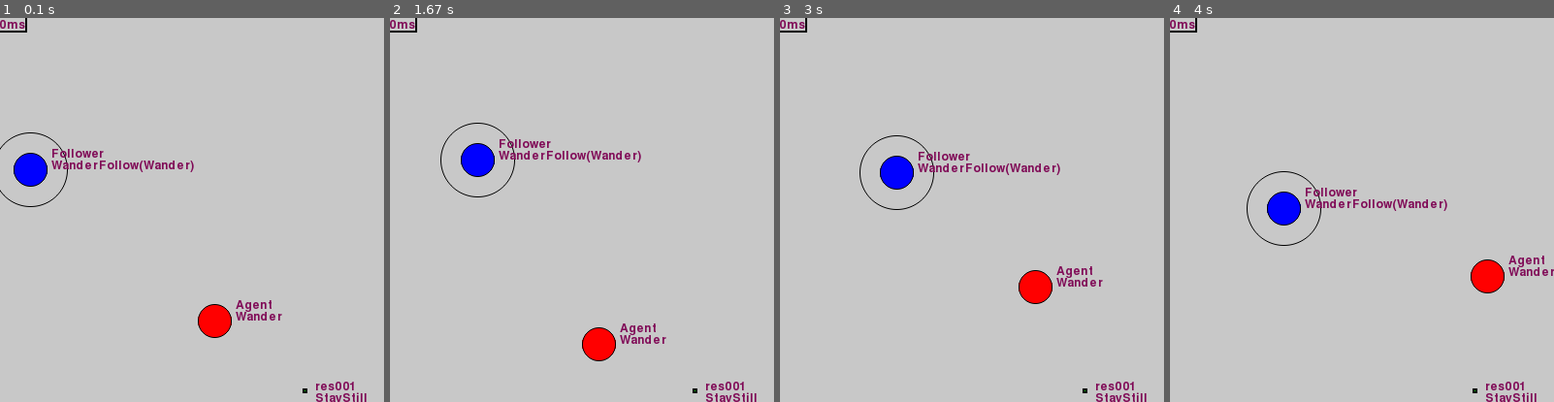
Above: before the commit, frames 1-4 (left to right).
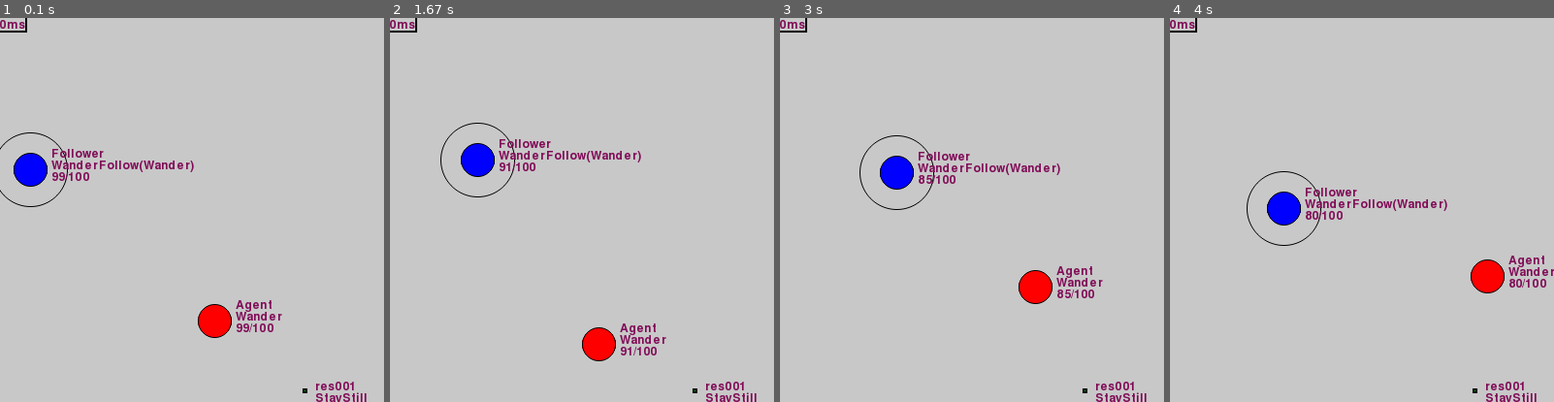
Above: after the commit, the same moments.

Repository: raphaelpaiva/py_creatures
Game: pygame game, started from main.py
The game is run twice, just before and just after one commit, with the same random seed, the same clock (stepped at 60 frames per second) and the same inputs.
Inputs:
- Up to frame 1 (0.1 s): no input
- Up to frame 2 (1.67 s): no input
- Up to frame 3 (3 s): no input
- Up to frame 4 (4 s): no input
The pictures show only the part of the screen within x 14-64%, y 5-55%; the shares and areas given below are measured in that part.

The runs differ from the first frame. In frame 1, 0.3% of the frame differs, in the area x 13-72%, y 40-82%; in frame 2, 0.2%; in frame 3, 0.3%; in frame 4, 0.3%.

Commit message:
Rough energy system

Diff:
--- a/creatures/component.py
+++ b/creatures/component.py
@@ -15,3 +15,13 @@
     self.position:     Vector = position
     self.velocity:     Vector = Vector(0, 0)
     self.acceleration: Vector = Vector(0, 0)
+
+class EnergyComponent(Component):
+  def __init__(self, max_energy: float = 100.0, rate: float = 0.5) -> None:
+    super().__init__()
+    self.max_energy = max_energy
+    self.current    = max_energy
+    self.rate       = rate
+
+  def __str__(self) -> str:
+    return f"{int(self.current)}/{int(self.max_energy)}"
--- /dev/null
+++ b/creatures/energy_system.py
@@ -0,0 +1,17 @@
+from typing import List
+from creatures.component import EnergyComponent
+from creatures.entity import Entity
+from creatures.system import System
+from creatures.component import EnergyComponent
+from creatures.world import World
+
+class EnergySystem(System):
+  def __init__(self, world: World) -> None:
+    super().__init__()
+    self.world = world
+
+  def update(self, entities: List[Entity]):
+    for entity in entities:
+      for energy_component in entity.components.get(EnergyComponent.__name__, []):
+        energy_component.current -= energy_component.rate * self.world.dt
+        energy_component.current = max(0, energy_component.current)
--- a/creatures/load.py
+++ b/creatures/load.py
@@ -1,7 +1,7 @@
 from typing import Any, Callable, Dict, Type
 import yaml
 from creatures.behavior import Grab, MoveTo, StayStill, Wander, WanderFollow
-from creatures.component import MetaDataComponent, MovementComponent
+from creatures.component import EnergyComponent, MetaDataComponent, MovementComponent
 
 from creatures.entity import Entity
 from creatures.render_system.graphics import SimpleGraphicComponent
@@ -94,6 +94,10 @@
     entity.add_component(MovementComponent(position))
     entity.add_component(MetaDataComponent(properties_dict.get('name', entity_id), entity_type))
     entity.add_component(SimpleGraphicComponent(entity))
+
+    if not entity.is_resource:
+      entity.add_component(EnergyComponent())
+
     entity.behavior = self._load_behavior(behavior_dict)
 
     return entity
--- a/creatures/render_system/graphics.py
+++ b/creatures/render_system/graphics.py
@@ -1,5 +1,5 @@
 from typing import List
-from creatures.component import Component
+from creatures.component import Component, EnergyComponent
 from creatures.entity import Entity
 from creatures.primitives import Vector
 from creatures.render_system.constants import BORDER_WIDTH, NICE_COLOR
@@ -21,5 +21,7 @@
   @property
   def text(self) -> List[str]:
     return [
-      self.entity.name, str(self.entity.behavior)
+      self.entity.name,
+      str(self.entity.behavior),
+      str(self.entity.components.get(EnergyComponent.__name__, [''])[0])
     ]
--- a/main.py
+++ b/main.py
@@ -4,6 +4,7 @@
 
 import pygame as pg
 from creatures.behavior.behavior_system import BehaviorSystem
+from creatures.energy_system import EnergySystem
 
 from creatures.load import Loader, ParseException
 from creatures.movement_system import MovementSystem
@@ -25,6 +26,7 @@
     world: World = frame.world
     world.add_system(BehaviorSystem())
     world.add_system(MovementSystem(world))
+    world.add_system(EnergySystem(world))
     world.add_system(RenderSystem(world))
 
     if benchmark:
